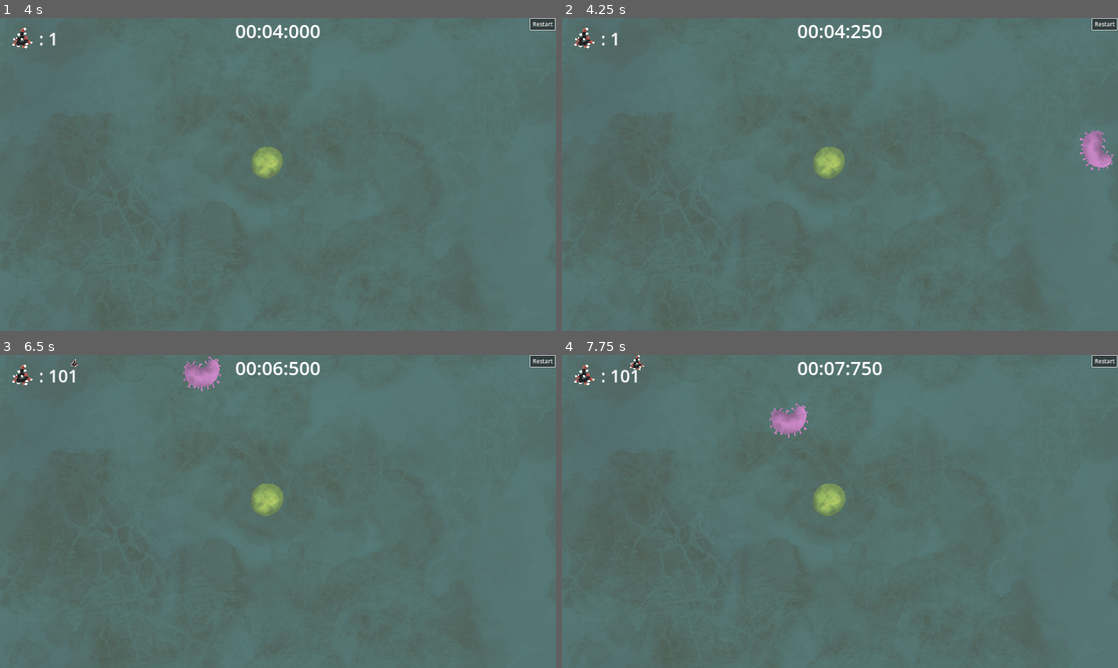
Above: before the commit, frames 1-4 (two rows, left to right).
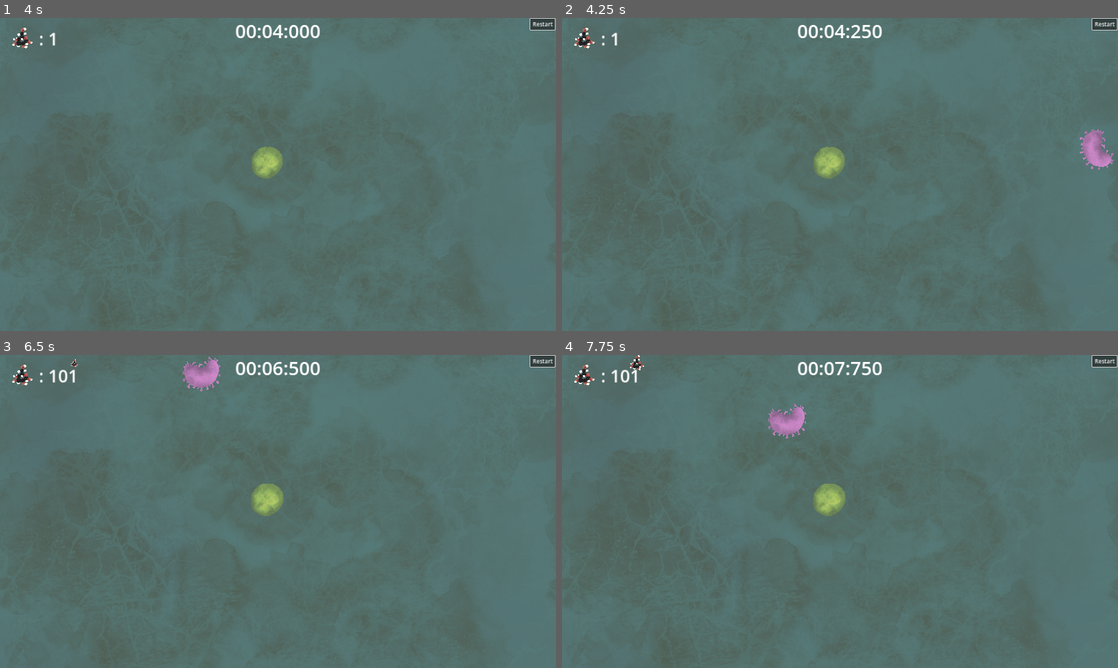
Above: after the commit, the same moments.

Repository: MarianPoirot/Gamejam-cellule
Game: Godot game, scene res://Scenes/main.tscn
The game is run twice, just before and just after one commit, with the same random seed, the same clock (stepped at 60 frames per second) and the same inputs.
Inputs (mouse positions are in pixels of both pictures, inside the frame that each line leads up to):
- Up to frame 1 (4 s): click "Restart" at 0.5 s; click "Restart" at 1.25 s; click "Restart" at 2 s; move the mouse to (266, 161) at 2.77 s; click (266, 161) at 2.92 s; move the mouse to (166, 190) at 3.52 s; click (166, 190) at 3.67 s
- Up to frame 2 (4.25 s): no input
- Up to frame 3 (6.5 s): move the mouse to (533, 486) at 4.27 s; click (533, 486) at 4.42 s; move the mouse to (250, 574) at 5.02 s; click (250, 574) at 5.17 s; move the mouse to (183, 508) at 5.77 s; click (183, 508) at 5.92 s
- Up to frame 4 (7.75 s): move the mouse to (673, 464) at 6.52 s; click (673, 464) at 6.67 s; move the mouse to (867, 511) at 7.27 s; click (867, 511) at 7.42 s

Frame 1 is identical in both runs. In frame 2, less than 0.1% of the frame differs, in the area x 93-100%, y 35-49%; in frame 3, less than 0.1%; in frame 4, 0.2%, in the area x 37-45%, y 15-27%.

Commit message:
Ennemies go to the closest cell

Diff:
--- a/Scenes/Cellule.tscn
+++ b/Scenes/Cellule.tscn
@@ -209,7 +209,7 @@
 [sub_resource type="CircleShape2D" id="CircleShape2D_nx3b0"]
 radius = 480.0
 
-[node name="Cellule" type="Node2D"]
+[node name="Cellule" type="Node2D" groups=["cells"]]
 scale = Vector2(0.1, 0.1)
 script = ExtResource("1_gk0te")
 
--- a/Scripts/Enemies/Enemy.gd
+++ b/Scripts/Enemies/Enemy.gd
@@ -6,8 +6,13 @@
 var target_position= Vector2(800,450)
 var attack = false
 var move = true
+var closestCell
+
 # Called when the node enters the scene tree for the first time.
 func _ready():
+	closestCell = get_closest_cell()
+	target_position= closestCell.position
+
 	var roll = randi()%100
 	if (roll < 99):
 		$AnimatedSprite2D.animation = "virus_move"
@@ -18,7 +23,18 @@
 		$AnimatedSprite2D.scale.x=0.25
 		$AnimatedSprite2D.scale.y=0.25
 
-func _physics_process(delta: float) -> void:
+func get_closest_cell():
+	var min_dist = 99999
+	var min_cell
+	var cells = get_tree().get_nodes_in_group("cells")
+	for cell in cells:
+		var dist = self.position.distance_to(cell.position)
+		if (dist < min_dist):
+			min_dist = dist
+			min_cell = cell
+	return min_cell
+
+func _physics_process(_delta: float) -> void:
 	if move:
 		var direction = global_position.direction_to(target_position)
 		velocity = direction*speed
@@ -28,7 +44,7 @@
 	queue_free()
 
 
-func _on_area_2d_input_event(viewport, event, shape_idx):
+func _on_area_2d_input_event(_viewport, event, _shape_idx):
 	if(event is InputEventMouseButton and event.button_index == MOUSE_BUTTON_LEFT and event.is_pressed()):
 		queue_free()
 
Not shown: 1 places in Scenes/Cellule.tscn that only renumber resources
Not shown: 1 places in Scenes/main.tscn that only renumber resources
